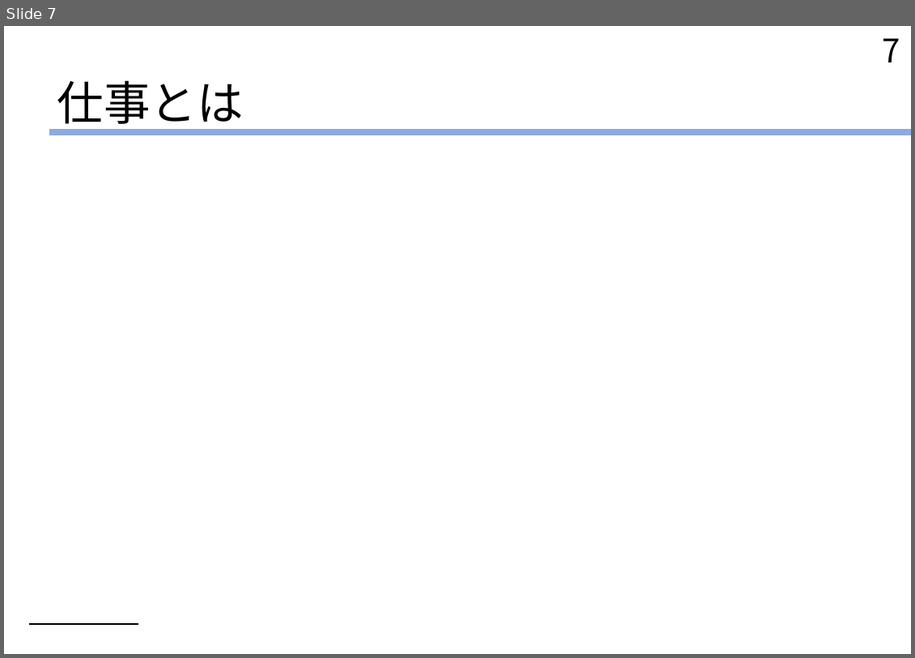
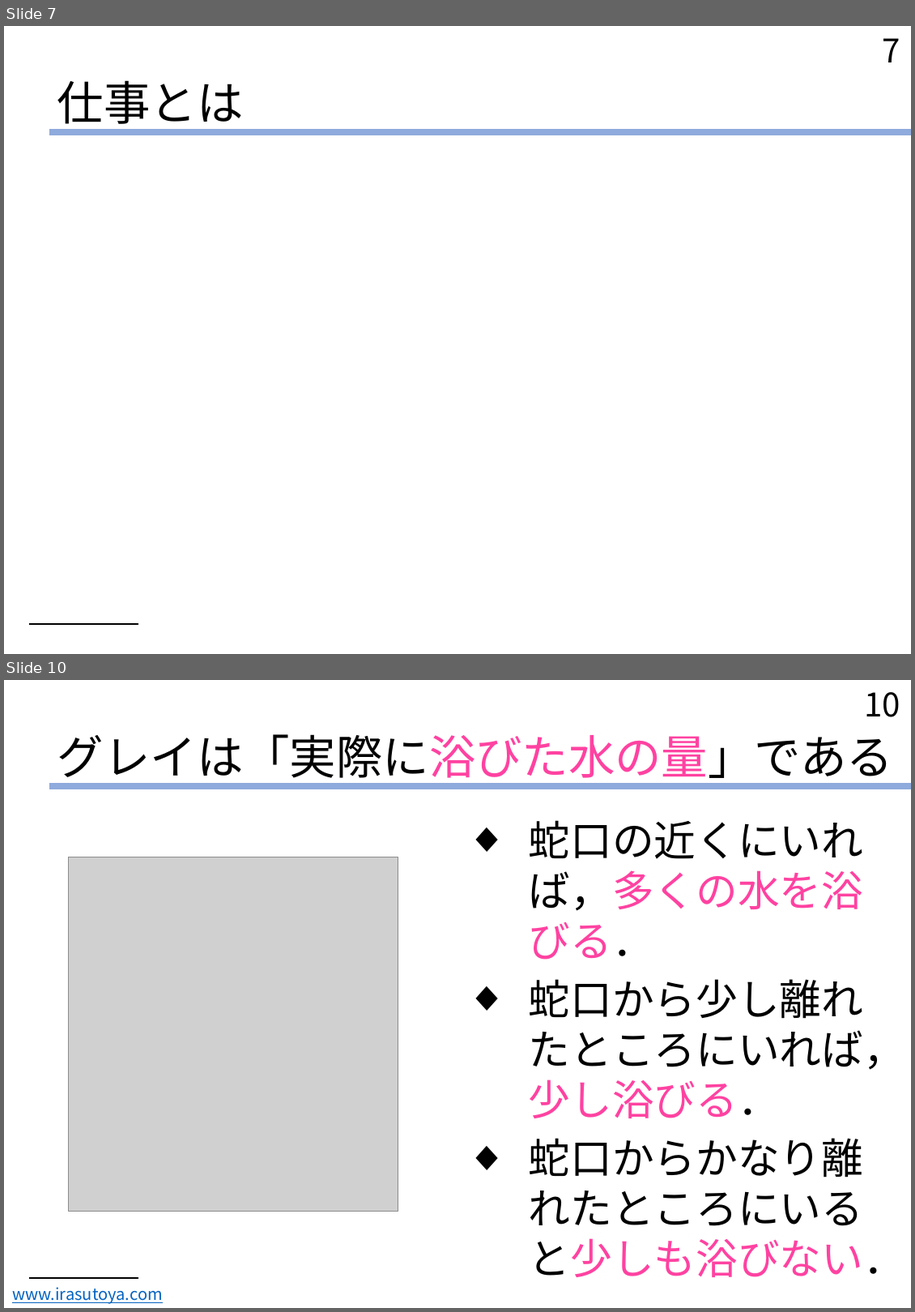
Before and after one commit to Kitocya/kitocya.github.io, a slide deck: JPL/JPL03_slide_energy.pptx. Shown one above the other, each under a label of ours: slide 7 before the commit, slides 7 and 10 after it; the slides between them are not shown. The pictures are 915x658 and 915x1312 pixels, drawn with LibreOffice and Linux fonts; fonts in the diff are those of the drawing; grey boxes stand for pictures. Boxes give left, top, right and bottom in pixels: in the first picture for what was removed or moved away, otherwise in the second. Text is boxed around its words. In the diff, an @@ line names an element or a change of style, - is before the commit and + after.

```diff
--- a/JPL/JPL03_slide_energy.pptx
+++ b/JPL/JPL03_slide_energy.pptx
@@ slide 10 added at (x1=4, y1=680, x2=911, y2=1308), background #FFFFFF; not listed: 2 template elements that a slide beside it also shows @@
@@ page number added at (x1=865, y1=692, x2=901, y2=717), 28 pt, text #000000 @@
+10
@@ title added at (x1=57, y1=734, x2=893, y2=786), 40 pt, text #000000 @@
+グレイは「実際に浴びた水の量」である
@@ text added at (x1=529, y1=820, x2=906, y2=1277), 36 pt, text #000000 @@
+◆ 蛇口の近くにいれば，多くの水を浴びる．
+◆ 蛇口から少し離れたところにいれば，少し浴びる．
+◆ 蛇口からかなり離れたところにいると少しも浴びない．
@@ picture added at (x1=69, y1=857, x2=398, y2=1211) @@
@@ text added at (x1=12, y1=1287, x2=163, y2=1304), 14 pt, text #0563C1, underline @@
+www.irasutoya.com
```
Also in this commit, not shown: 1 slide changed, 3 other slides added.
